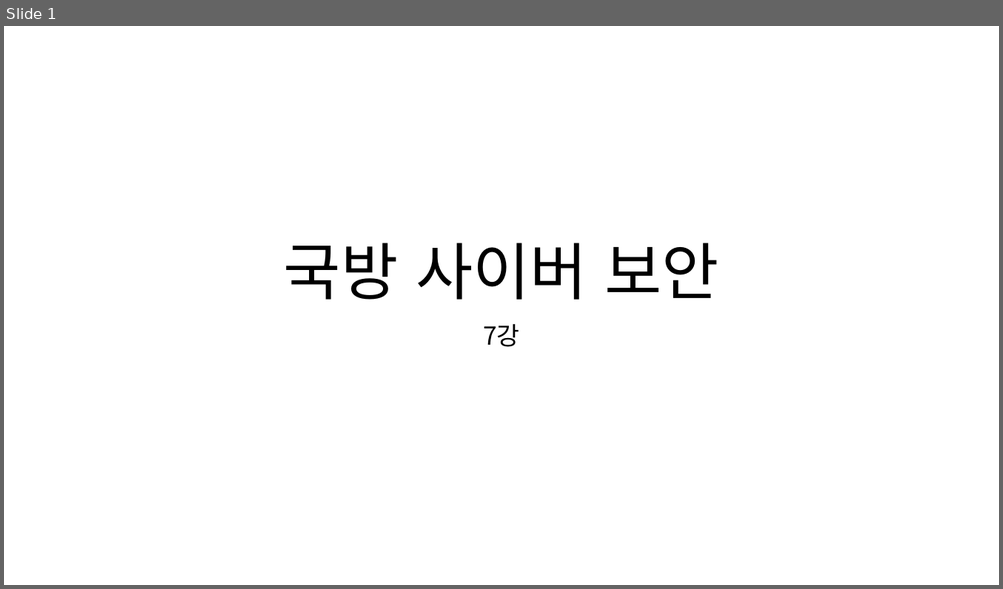
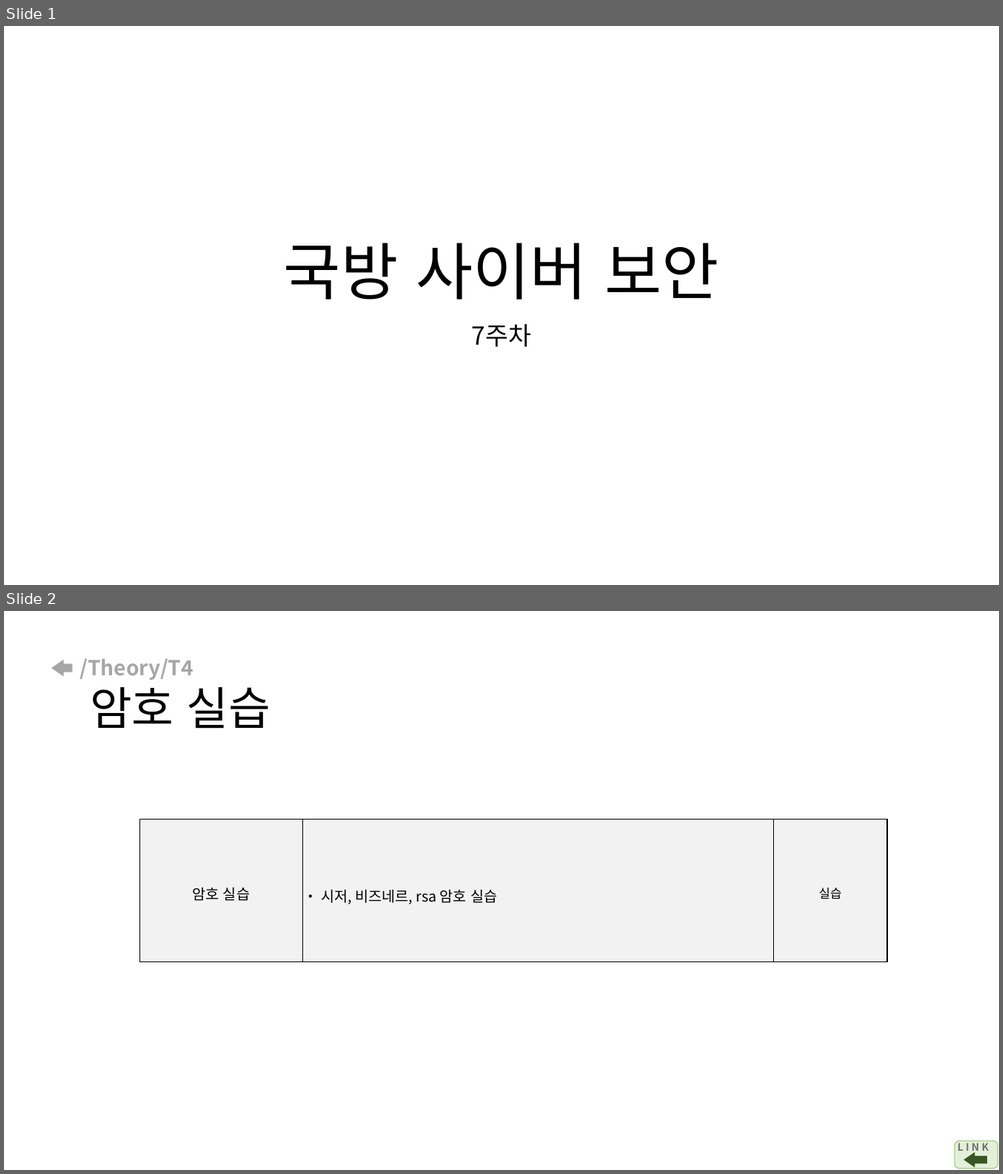
Before and after one commit to arizona95/CyberTraining, a slide deck: Lecture/student_before_class_ppt/국방사이버보안_수업전_7강.pptx. Shown one above the other, each under a label of ours: slide 1 before the commit, slides 1 and 2 after it. The pictures are 1003x589 and 1003x1174 pixels, drawn with LibreOffice and Linux fonts; fonts in the diff are those of the drawing. Boxes give left, top, right and bottom in pixels: in the first picture for what was removed or moved away, otherwise in the second. Text is boxed around its words. In the diff, an @@ line names an element or a change of style, - is before the commit and + after.

```diff
--- a/Lecture/student_before_class_ppt/국방사이버보안_수업전_7강.pptx
+++ b/Lecture/student_before_class_ppt/국방사이버보안_수업전_7강.pptx
@@ slide 2 added at [4, 611, 999, 1170], background #FFFFFF @@
@@ right arrow added at [51, 660, 72, 677], fill #A6A6A6 @@
@@ title added at [79, 658, 270, 729], 20 pt, text #A6A6A6, bold @@
+/Theory/T4
+암호 실습
@@ table added at [140, 819, 888, 963], 1 rows, 3 columns @@
+암호 실습 | • 시저, 비즈네르, rsa 암호 실습 | 실습
@@ rounded rectangle added at [955, 1142, 998, 1169], fill #E2F0D9, outline #A9D18E 1 pt @@
@@ text added at [957, 1142, 989, 1155], 10 pt, text #767171, bold @@
+L I N K
@@ right arrow added at [964, 1153, 987, 1167], fill #385723 @@
@@ slide 1 changed as well @@
@@ subtitle at [472, 324, 531, 347]: text changed @@
-7강
+7주차
```
Also in this commit, not shown: 2 other slides changed, 16 other slides added, 13 slides removed, 21 other files.
